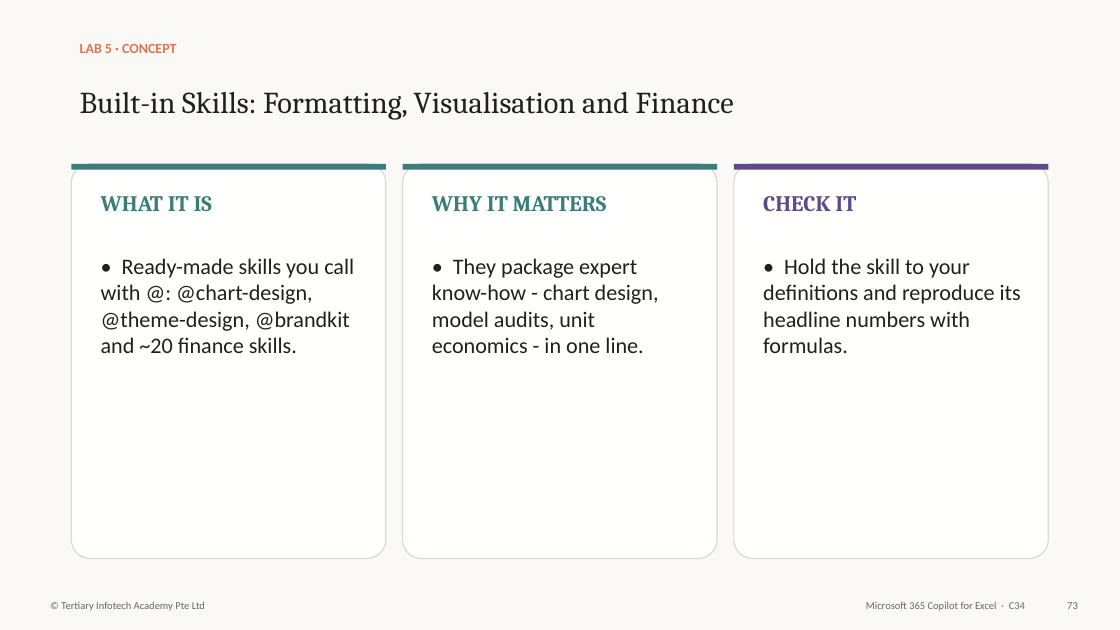
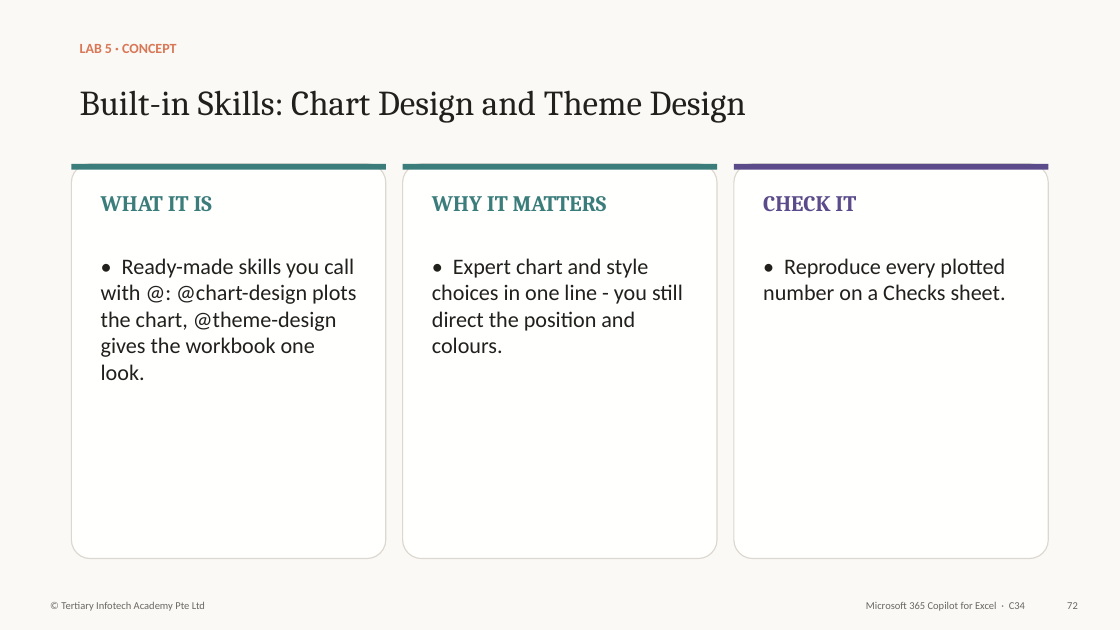
Before and after one commit to tertiarycourses/C34-Microsoft-365-Copilot-for-Excel, a slide deck: slide 73 of courseware/Microsoft 365 Copilot for Excel-v3.1.pptx (slide 74 before the commit). Drawn at 1120x630 pixels with LibreOffice and Linux fonts; fonts in the diff are those of the drawing. Boxes give left, top, right and bottom in pixels: in the first picture for what was removed or moved away, otherwise in the second. Text is boxed around its words. In the diff, an @@ line names an element or a change of style, - is before the commit and + after.

```diff
--- a/courseware/Microsoft 365 Copilot for Excel-v3.1.pptx
+++ b/courseware/Microsoft 365 Copilot for Excel-v3.1.pptx
@@ text at [80, 90, 746, 122]: text changed; size 26 to 30 pt @@
-Built-in Skills: Formatting, Visualisation and Finance
+Built-in Skills: Chart Design and Theme Design
@@ text at [101, 258, 356, 380]: text changed @@
-• Ready-made skills you call with @: @chart-design, @theme-design, @brandkit and ~20 finance skills.
+• Ready-made skills you call with @: @chart-design plots the chart, @theme-design gives the workbook one look.
@@ text at [432, 258, 683, 353]: text changed @@
-• They package expert know-how - chart design, model audits, unit economics - in one line.
+• Expert chart and style choices in one line - you still direct the position and colours.
@@ text at [763, 258, 1006, 300]: text changed @@
-• Hold the skill to your definitions and reproduce its headline numbers with formulas.
+• Reproduce every plotted number on a Checks sheet.
```
Also in this commit, not shown: 109 other slides changed, 5 slides added, 2 slides removed, 45 other files.
